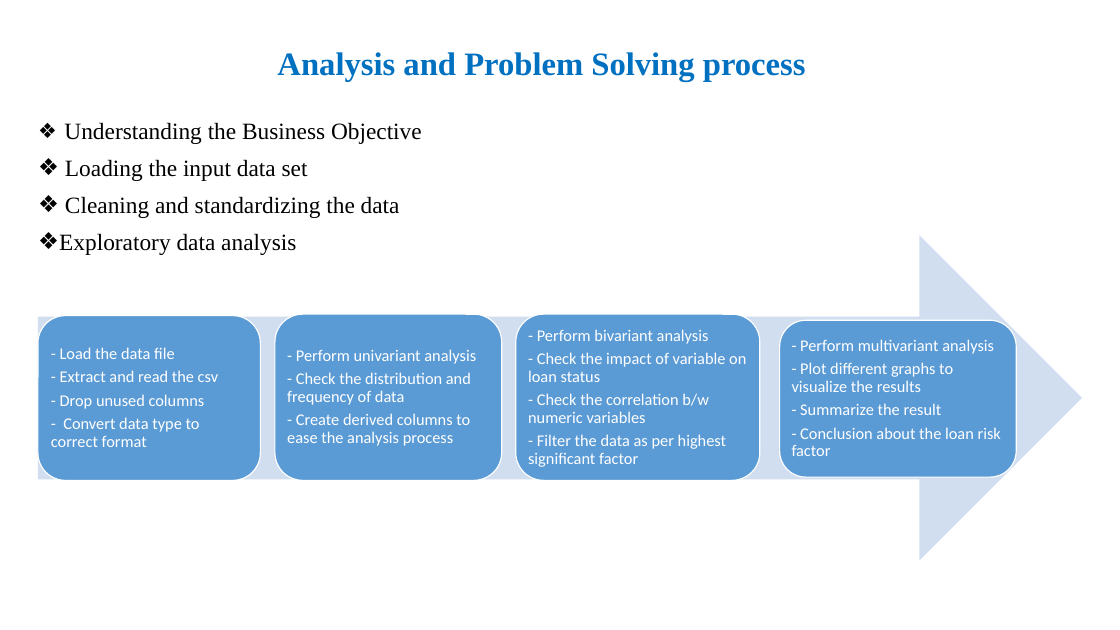
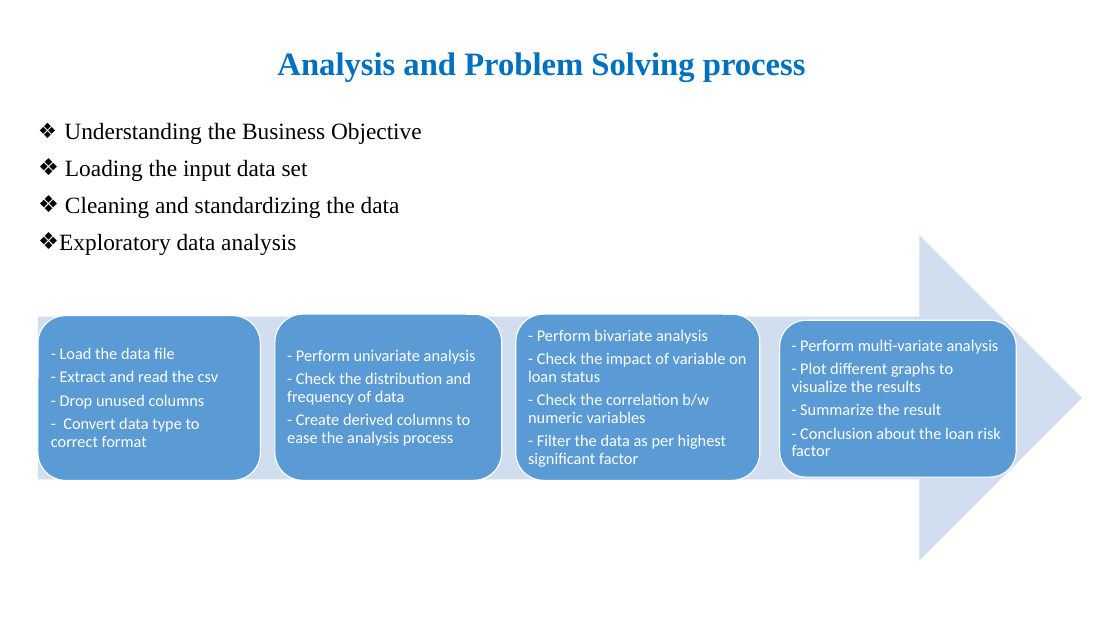
Before and after one commit to Kumaraguru-Muthuraj/_AIML_Code, a slide deck: slide 3 of _PythonNotebooks/_Course2_Statistics_Essentials/Mod6_Lendingclub_casestudy/Lending Club Case Study_Siddakka.pptx. Drawn at 1120x630 pixels with LibreOffice and Linux fonts; fonts in the diff are those of the drawing; background and template pictures are left out. Boxes give left, top, right and bottom in pixels: in the first picture for what was removed or moved away, otherwise in the second. Text is boxed around its words. In the diff, an @@ line names an element or a change of style, - is before the commit and + after.

```diff
--- a/_PythonNotebooks/_Course2_Statistics_Essentials/Mod6_Lendingclub_casestudy/Lending Club Case Study_Siddakka.pptx
+++ b/_PythonNotebooks/_Course2_Statistics_Essentials/Mod6_Lendingclub_casestudy/Lending Club Case Study_Siddakka.pptx
@@ text at box(537, 329, 708, 344): text changed @@
-- Perform bivariant analysis
+- Perform bivariate analysis
@@ text at box(296, 349, 476, 364): text changed @@
-- Perform univariant analysis
+- Perform univariate analysis
@@ text at box(800, 339, 999, 354): text changed @@
-- Perform multivariant analysis
+- Perform multi-variate analysis
```
Also in this commit, not shown: 1 other slide changed, 2 other files.
